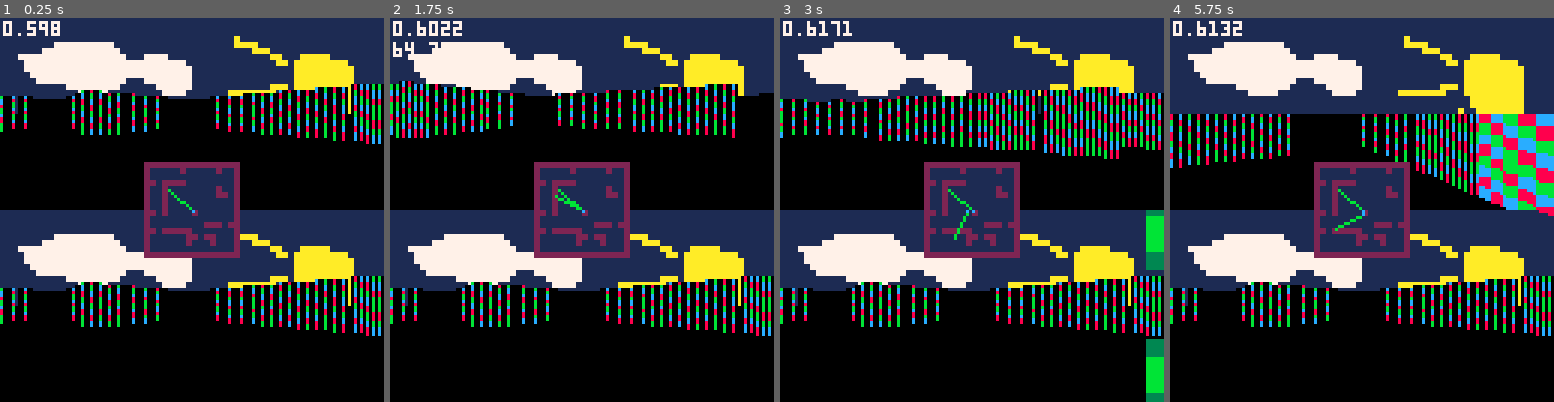
Above: before the commit, frames 1-4 (left to right).
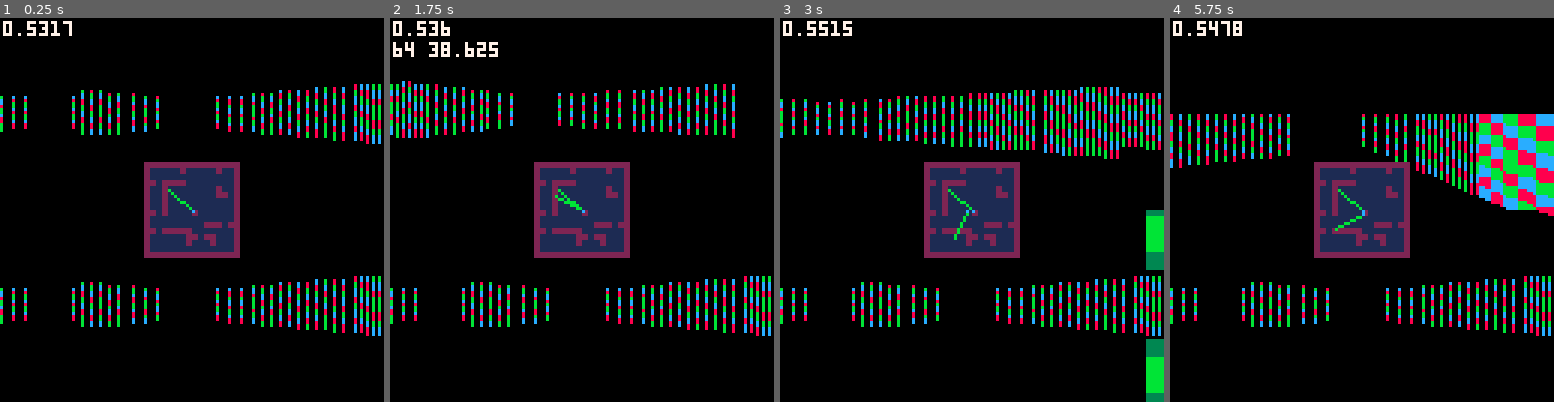
Above: after the commit, the same moments.

Repository: FranciscoMurias/16-Shades-of-Pico
Game: PICO-8 cartridge game.p8
Same seed, same stepped clock (60 frames per second), same inputs: the game is played once before the commit and once after it.
Inputs:
- Up to frame 1 (0.25 s): no input
- Up to frame 2 (1.75 s): tap X (X key) at 0.33, 1.07 s; tap O (Z key) at 0.7, 1.7 s; hold Right from 1.6 s (still down)
- Up to frame 3 (3 s): tap X (X key) at 1.85, 2.97 s; release Right at 2.1 s; tap O (Z key) at 2.1, 2.5, 2.9 s; hold Up 2.15-2.42 s; hold Right from 2.47 s (still down)
- Up to frame 4 (5.75 s): release Right at 3.03 s; hold Left 3.08-3.58 s; tap O (Z key) every 0.4 s from 3.3 to 5.7 s; hold Down 3.63-3.97 s; hold Right 4.02-4.68 s; tap X (X key) at 4.08, 5.2 s; hold Up 4.73-5.03 s; hold Left 5.08-5.68 s; hold Down from 5.73 s (still down)

The runs differ from the first frame. In frame 1, 36% of the frame differs, in the area x 0-100%, y 0-75%; in frame 2, 34%; in frame 3, 36%; in frame 4, 41%.

Commit message:
Revert "Merge remote-tracking branch 'origin/master'"
This reverts commit 721399b1e32ff0640113ca63e8acce0e93a796e3.

Diff:
--- a/game.p8
+++ b/game.p8
@@ -112,9 +112,6 @@
 function _draw()
 	cls(0)
 
-	sspr(0,32,64,16,0,0,128,32)
-	sspr(0,32,64,16,0,64,128,32)
-
 	screenoy = 0
 	camera.x = player1.x
 	camera.y = player1.y
@@ -269,8 +266,6 @@
 					line(x,top,x,bottom,6)
 				end
 				]]--
-			else
-				line(x,top,x,bottom,0)
 			end
 
 			--floor and sky
Not shown, changed: 32 lines of the sprite sheet (__gfx__) section of game.p8
